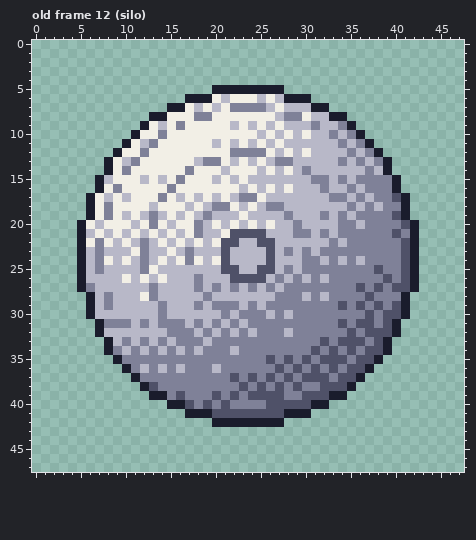
Pixel-art file -- art/big.aseprite. Above, as it was before the edit.
48x48 pixels, 16 frames. Shown: old frame 12 (silo). The commit also changed other frames, which this record leaves out.
Once edited:
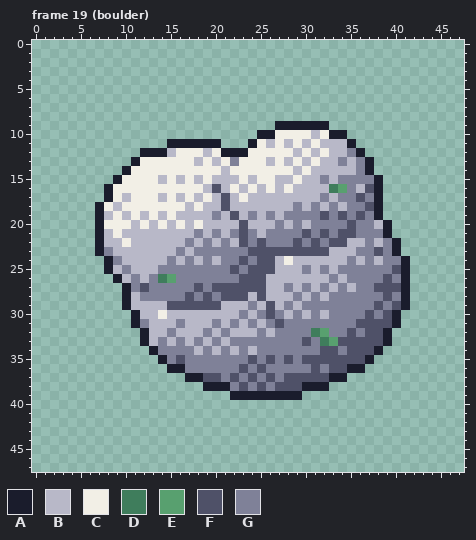
Palette (. is transparent): A #1a1c2c  B #b8b8c8  C #f2efe6  D #3f7d5c  E #58a06f  F #4f5168  G #7f8198
A new or re-ordered frame is compared with the old frame closest to it.
What changed:
frames 16 -> 24
Changed rows in their new state; - is an unchanged pixel.
Frame 19 (boulder) is new; against old frame 12 (silo):
first column x 5:
 5 ---------------........---------------
 6 ------------..............------------
 7 ----------..................----------
 8 --------......................--------
 9 -------...............AAAAAA...-------
10 ------..............AAC-C--CAA..------
11 -----.....AAAAAA...A----C-C--BA..-----
12 ----...AAAB---B-AAACC-C----C---A..----
13 ---...A-------CB-G-C--CBC-C-----A..---
14 ---..A------C-------C-C--C-----GA..---
15 --..A--C---B-B--B---CC--C-B---G--A..--
16 --.AC-----C---BFB----------BDE--FA..--
17 -..A-----B------F-CBB------GB-GFGA...-
18 -.ACB---C------BFB-B-BB-G-G-G--GFA...-
19 -.AB----C---B-BG-FBG-G--GGGFGFGF-A...-
20 ..A-----B---BC-B-BFB-BG---GGG-FG-BA...
21 ..A---B-B-B-B--GBG-GBGGG-FGFGFF---A...
22 ..AB---B-B-BGBGBGBFG-GGGFGFGFFBB-B-A..
23 ..AG--BB--BGBGGGGGGFF-FFFFFFBBB--F-A..
24 ...AGB-B-BGB-BGBGGFGF--C-BB-B----B--A.
25 ...A-G-BBGGGGGGGG-GF---B--B-B----G-FA.
26 ....ABGBGDEGG-GGGG----B-B-B--B------A.
27 .....AGF-GGGGFGFFFFFFB--B-B-B-BG--F-A.
28 -....A-G-GGGFGFGFFF-F-BB--------G-F---
29 -....A---BFFFFFFBB---FB-B----G-G------
30 -.....A--C------B--B-F---B-B-------A.-
31 --....A--BB--B------B-F------G---F----
32 --.....A---BB-----B--B-G--DE------A.--
33 ---....A----B---B--------F-DE---F-----
34 ---.....AG-G---B---B------GF---F-A.---
35 ----.....A-F-------F------F---F-A.----
36 -----.....AA---G--F-F-G-G----FAA.-----
37 ------......AAFF--------F---AA..------
38 -------.......AAA------F-AAA...-------
39 --------.........AAAAAAAA.....--------
40 ----------..................----------
41 ------------..............------------
42 ---------------........---------------
